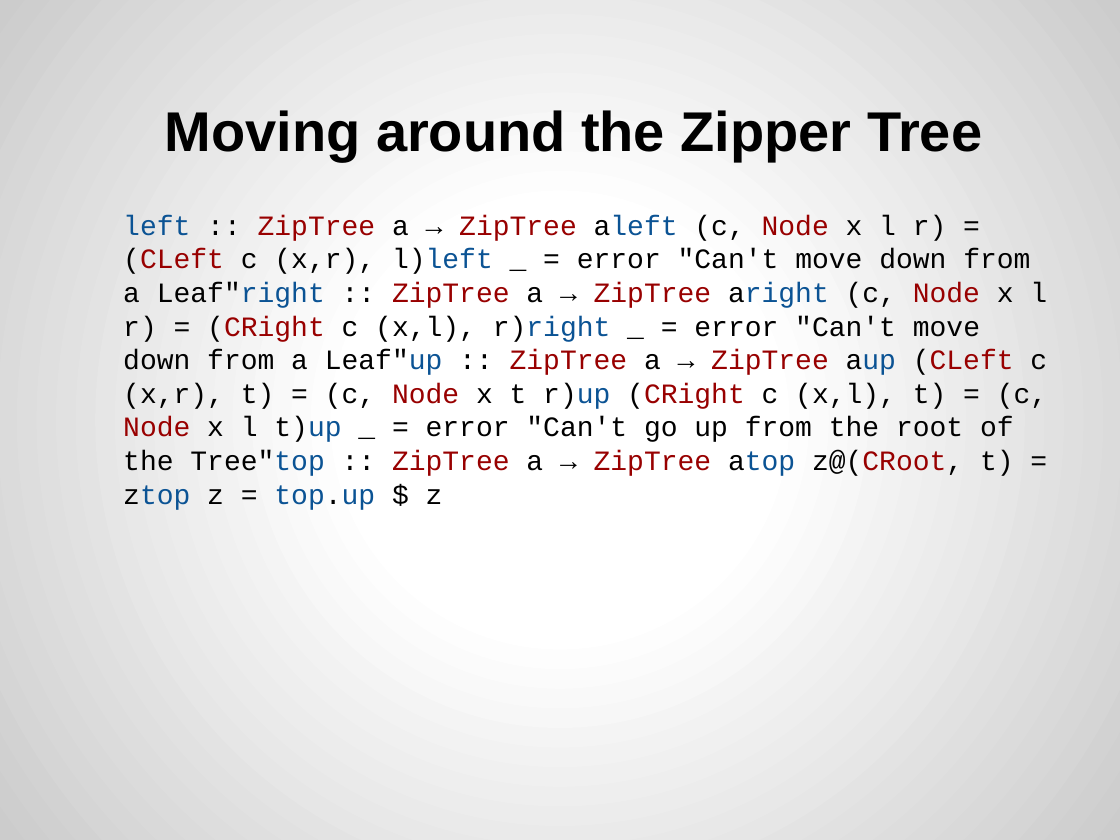
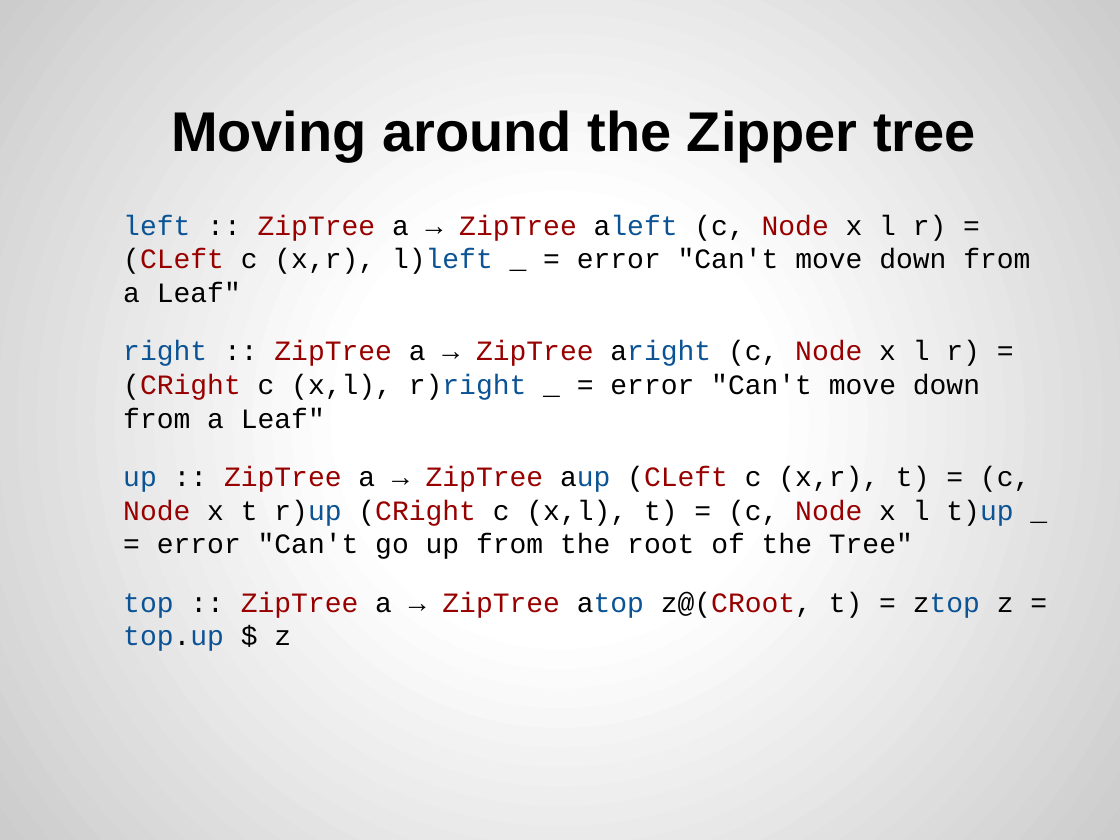
Before and after one commit to joel-wright/ZipperHS, a slide deck: slide 9 of Slides/The Zipper.pptx. Drawn at 1120x840 pixels with LibreOffice and Linux fonts; fonts in the diff are those of the drawing. Boxes give left, top, right and bottom in pixels: in the first picture for what was removed or moved away, otherwise in the second. Text is boxed around its words. In the diff, an @@ line names an element or a change of style, - is before the commit and + after.

Commit message:
Final(ish) version of the slides

```diff
--- a/Slides/The Zipper.pptx
+++ b/Slides/The Zipper.pptx
@@ title at [171,110,976,161]: text changed @@
-Moving around the Zipper Tree
+Moving around the Zipper tree
@@ text at [123,215,1030,651]: text changed @@
-left :: ZipTree a → ZipTree aleft (c, Node x l r) = (CLeft c (x,r), l)left _ = error "Can't move down from a Leaf"right :: ZipTree a → ZipTree aright (c, Node x l r) = (CRight c (x,l), r)right _ = error "Can't move down from a Leaf"up :: ZipTree a → ZipTree aup (CLeft c (x,r), t) = (c, Node x t r)up (CRight c (x,l), t) = (c, Node x l t)up _ = error "Can't go up from the root of the Tree"top :: ZipTree a → ZipTree atop z@(CRoot, t) = ztop z = top.up $ z
+left :: ZipTree a → ZipTree aleft (c, Node x l r) = (CLeft c (x,r), l)left _ = error "Can't move down from a Leaf"
+right :: ZipTree a → ZipTree aright (c, Node x l r) = (CRight c (x,l), r)right _ = error "Can't move down from a Leaf"
+up :: ZipTree a → ZipTree aup (CLeft c (x,r), t) = (c, Node x t r)up (CRight c (x,l), t) = (c, Node x l t)up _ = error "Can't go up from the root of the Tree"
+top :: ZipTree a → ZipTree atop z@(CRoot, t) = ztop z = top.up $ z
```
Also in this commit, not shown: 10 other slides changed, 1 other file.
